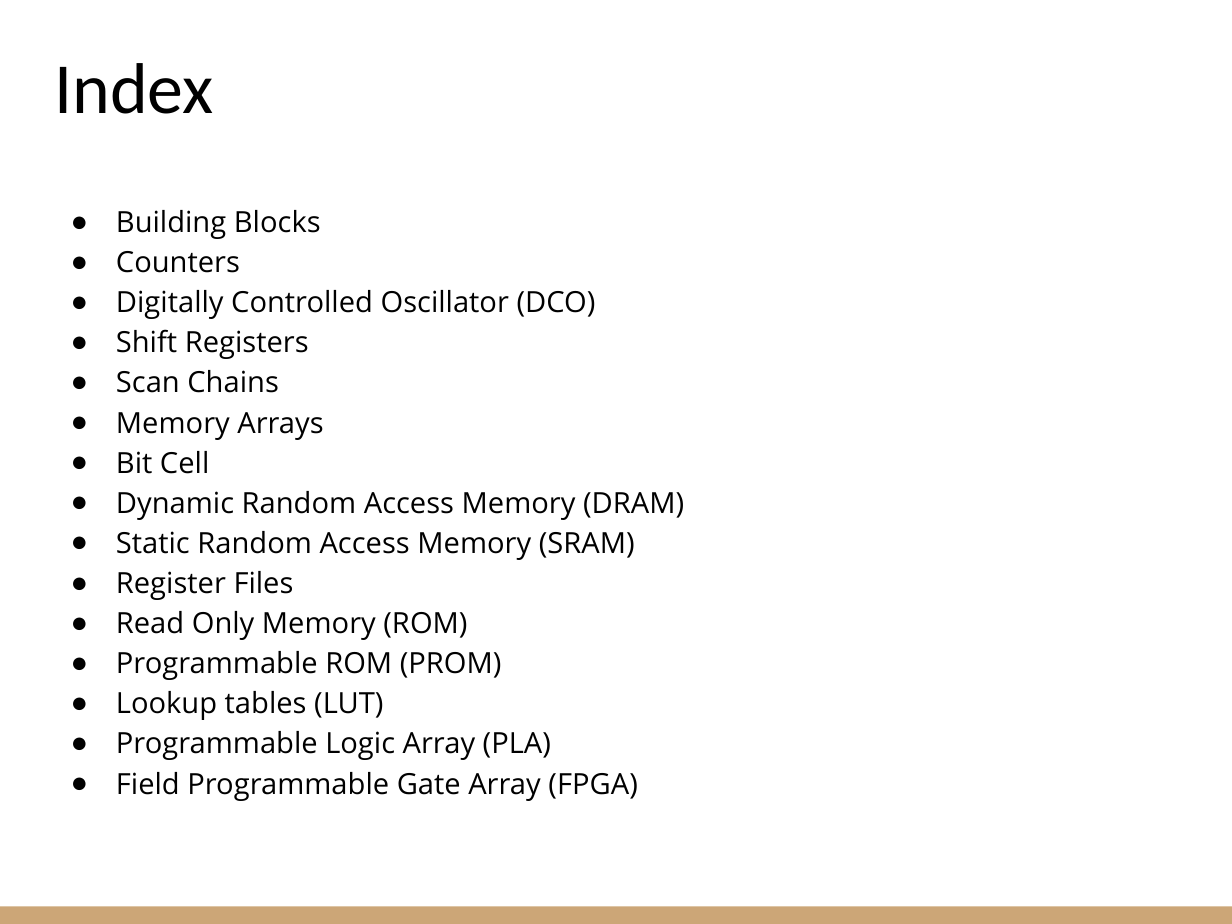
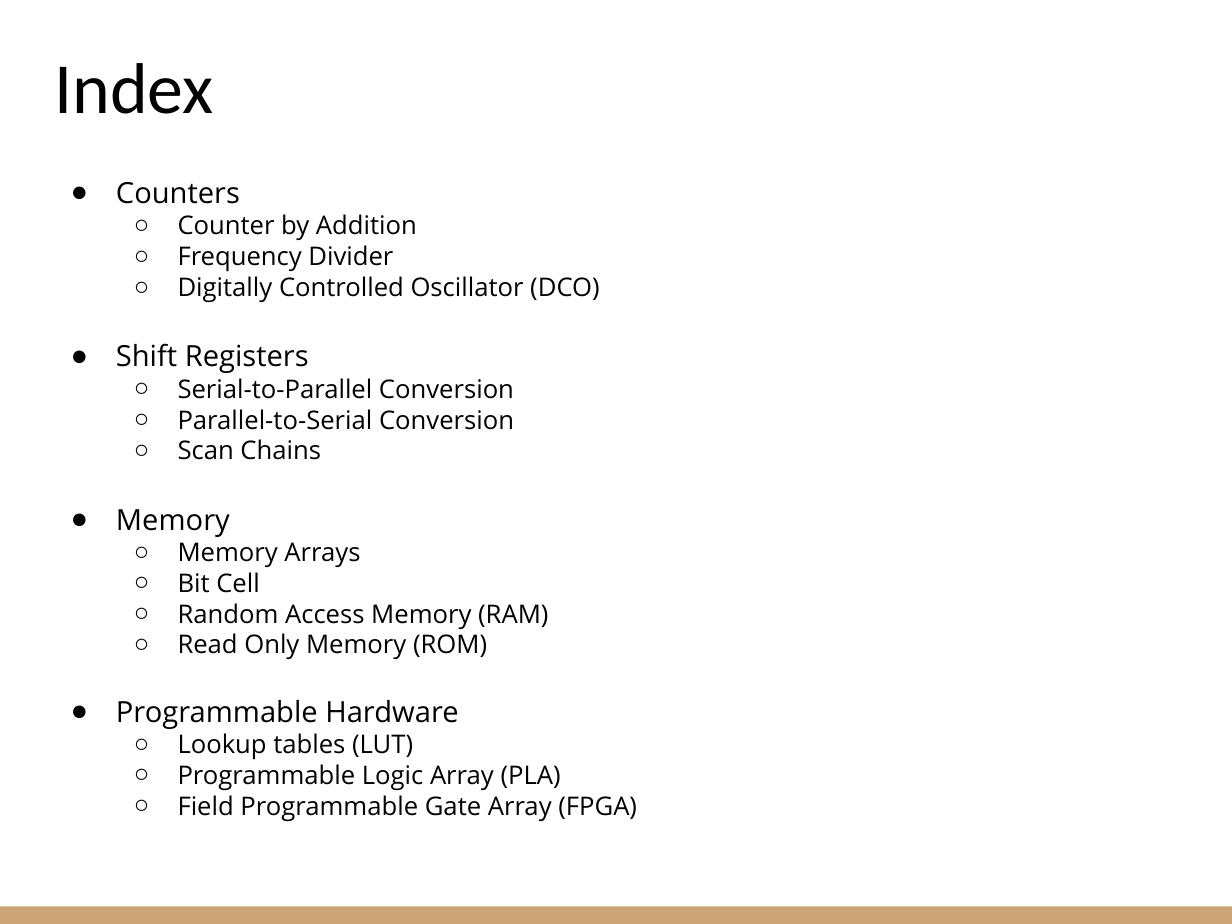
Before and after one commit to riccardoberta/esd, a slide deck: slide 2 of 11 - Sequential Building Blocks/slides.pptx. Drawn at 1232x924 pixels with LibreOffice and Linux fonts; fonts in the diff are those of the drawing. Boxes give left, top, right and bottom in pixels: in the first picture for what was removed or moved away, otherwise in the second. Text is boxed around its words. In the diff, an @@ line names an element or a change of style, - is before the commit and + after.

Commit message:
Sequential building blocks update

```diff
--- a/11 - Sequential Building Blocks/slides.pptx
+++ b/11 - Sequential Building Blocks/slides.pptx
@@ text "Counters": place and size @@
-text "Counters" at bbox=[116, 210, 684, 801]
+text "Counters" at bbox=[116, 182, 637, 822]
@@ text at bbox=[116, 210, 321, 239]: paragraph removed @@
-● Building Blocks
@@ text at bbox=[178, 214, 417, 272]: paragraphs added @@
+  ○ Counter by Addition
+  ○ Frequency Divider
@@ text at bbox=[178, 276, 637, 822]: size 17 to 15 pt in "Digitally Controlled Oscillator (DCO)", "Scan Chains", "Memory Arrays", "Bit Cell" and 4 more places; bullet ● to ○; list level 1 to 2 in "Digitally Controlled Oscillator (DCO)"; line spacing 1.15 to 1; list level 1 to 2 in "Scan Chains"; list level 1 to 2 in "Memory Arrays"; list level 1 to 2 in "Bit Cell"; list level 1 to 2 in "Read Only Memory (ROM)"; list level 1 to 2 in "Lookup tables (LUT)"; list level 1 to 2 in "Programmable Logic Array (PLA)"; list level 1 to 2 in "Field Programmable Gate Array (FPGA)" @@
@@ text at bbox=[178, 378, 514, 430]: paragraphs added @@
+  ○ Serial-to-Parallel Conversion
+  ○ Parallel-to-Serial Conversion
@@ text at bbox=[116, 509, 230, 537]: paragraph added @@
+● Memory
@@ text at bbox=[178, 603, 548, 629]: text changed; size 17 to 15 pt @@
-● Dynamic Random Access Memory (DRAM)
-● Static Random Access Memory (SRAM)
-● Register Files
+  ○ Random Access Memory (RAM)
@@ text at bbox=[116, 700, 458, 729]: text changed @@
-● Programmable ROM (PROM)
+● Programmable Hardware
```
Also in this commit, not shown: 4 other slides changed, 2 slides added, 20 other files.
